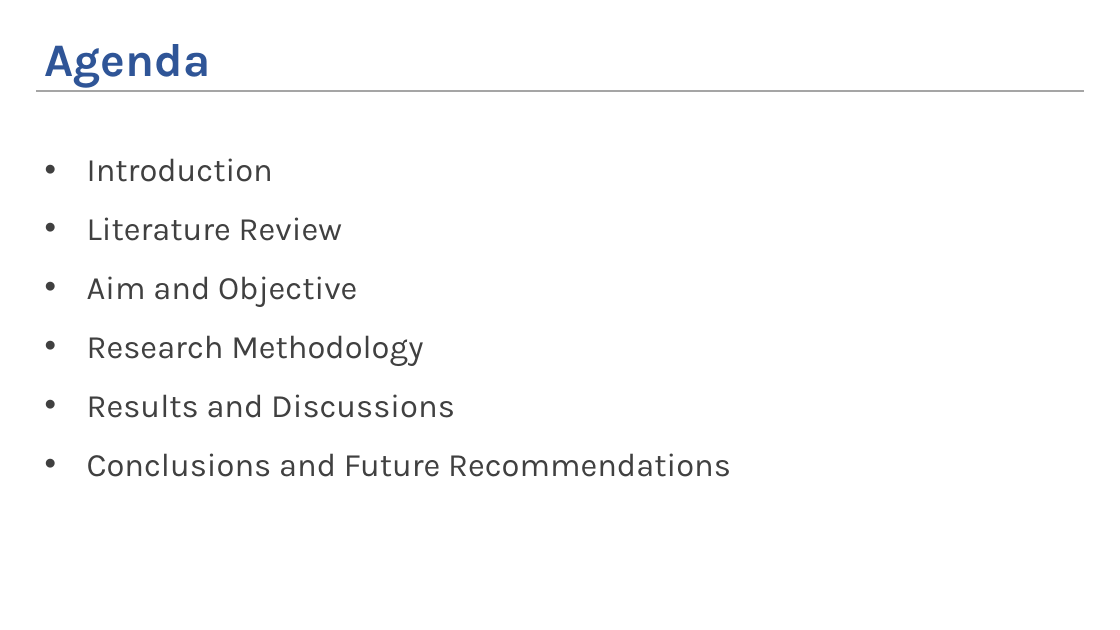
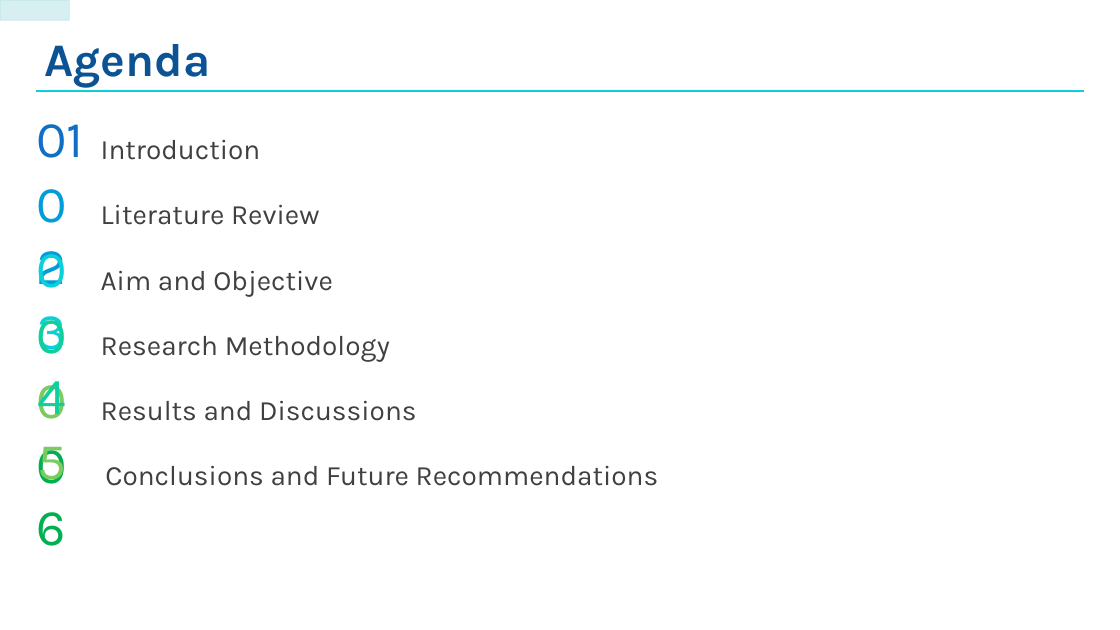
Before and after one commit to anishmahapatra/MSc-Data-Science, a slide deck: slide 2 of Final Submission/MSc Thesis Presentation v1.pptx. Drawn at 1120x630 pixels with LibreOffice and Linux fonts; fonts in the diff are those of the drawing; background and template pictures are left out. Boxes give left, top, right and bottom in pixels: in the first picture for what was removed or moved away, otherwise in the second. Text is boxed around its words. In the diff, an @@ line names an element or a change of style, - is before the commit and + after.

```diff
--- a/Final Submission/MSc Thesis Presentation v1.pptx
+++ b/Final Submission/MSc Thesis Presentation v1.pptx
@@ rectangle added at (x1=0, y1=0, x2=70, y2=20), fill #089CA3 at 16% opacity, outline #089CA3 1 pt @@
@@ text "Agenda" at (x1=45, y1=44, x2=211, y2=88): text colour #2F5597 to #0B5394 @@
@@ line (1084, 91) - (36, 91): stroke #A5A5A5 2.25 pt to #0BD0D9 2.25 pt @@
@@ text added at (x1=36, y1=124, x2=83, y2=158), 44 pt, text #0F6FC6 @@
+01
@@ text added at (x1=101, y1=140, x2=261, y2=160), 24 pt, text #404040 @@
+Introduction
@@ text added at (x1=36, y1=171, x2=92, y2=234), 44 pt, text #009DD9 @@
+02
@@ text removed at (x1=87, y1=158, x2=731, y2=477) @@
-• Introduction
-• Literature Review
-• Aim and Objective
-• Research Methodology
-• Results and Discussions
-• Conclusions and Future Recommendations
@@ text added at (x1=101, y1=205, x2=320, y2=225), 24 pt, text #404040 @@
+Literature Review
@@ text added at (x1=36, y1=237, x2=92, y2=299), 44 pt, text #0BD0D9 @@
+03
@@ text added at (x1=101, y1=271, x2=333, y2=296), 24 pt, text #404040 @@
+Aim and Objective
@@ text added at (x1=36, y1=302, x2=92, y2=364), 44 pt, text #10CF9B @@
+04
@@ text added at (x1=101, y1=336, x2=390, y2=361), 24 pt, text #404040 @@
+Research Methodology
@@ text added at (x1=36, y1=367, x2=92, y2=429), 44 pt, text #7CCA62 @@
+05
@@ text added at (x1=101, y1=401, x2=417, y2=421), 24 pt, text #404040 @@
+Results and Discussions
@@ text added at (x1=36, y1=433, x2=92, y2=495), 44 pt, text #00B050 @@
+06
@@ text added at (x1=105, y1=466, x2=659, y2=486), 24 pt, text #404040 @@
+Conclusions and Future Recommendations
```
Also in this commit, not shown: 5 other slides changed, 6 slides added, 3 slides removed, 2 other files.
